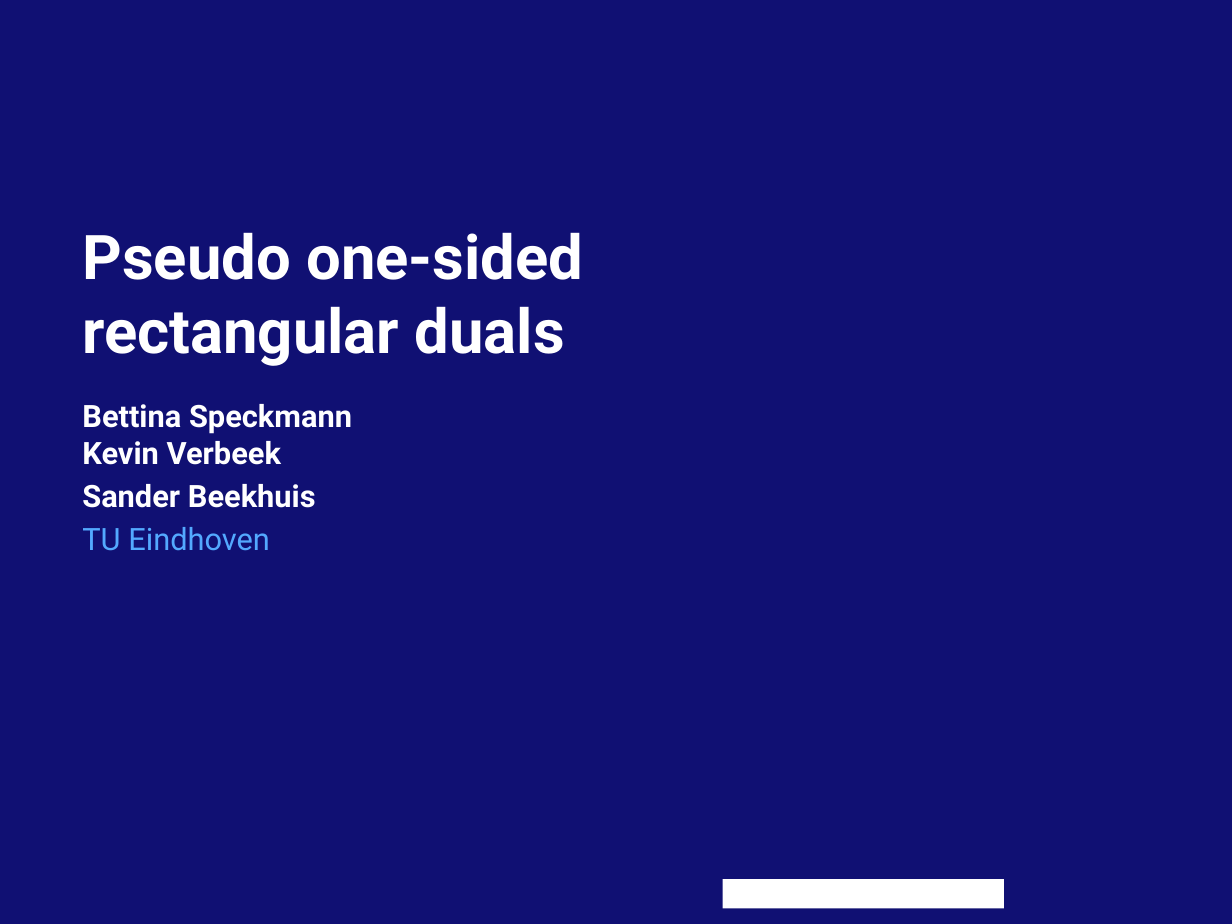
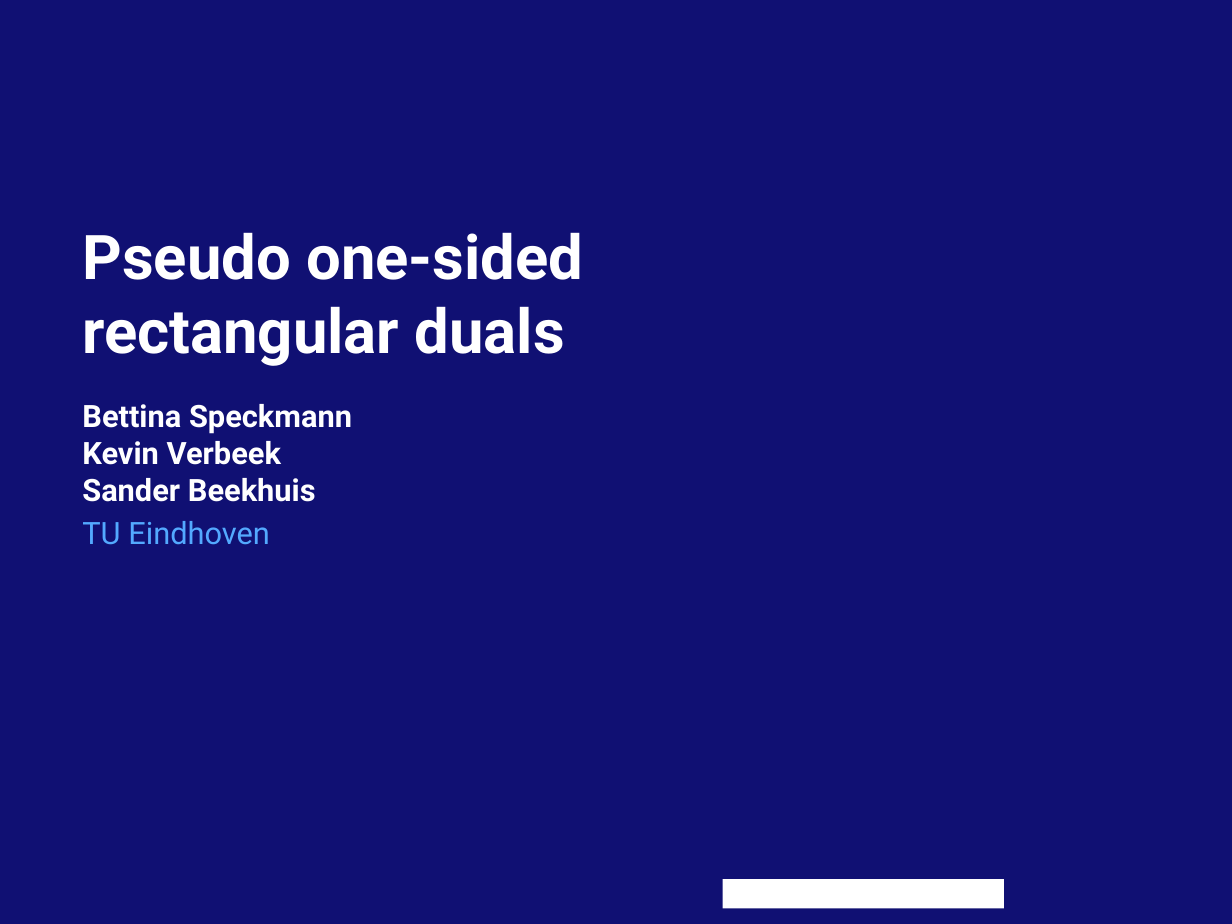
Before and after one commit to SanderBeekhuis/area-universal-duals, a slide deck: slide 1 of midtermtalk/talk3.pptx. Drawn at 1232x924 pixels with LibreOffice and Linux fonts; fonts in the diff are those of the drawing; background and template pictures are left out. Boxes give left, top, right and bottom in pixels: in the first picture for what was removed or moved away, otherwise in the second. Text is boxed around its words. In the diff, an @@ line names an element or a change of style, - is before the commit and + after.

```diff
--- a/midtermtalk/talk3.pptx
+++ b/midtermtalk/talk3.pptx
@@ subtitle at [82,404,352,502]: less space between paragraphs @@
```
Also in this commit, not shown: 2 other slides changed, 6 slides added, 1 other file.
